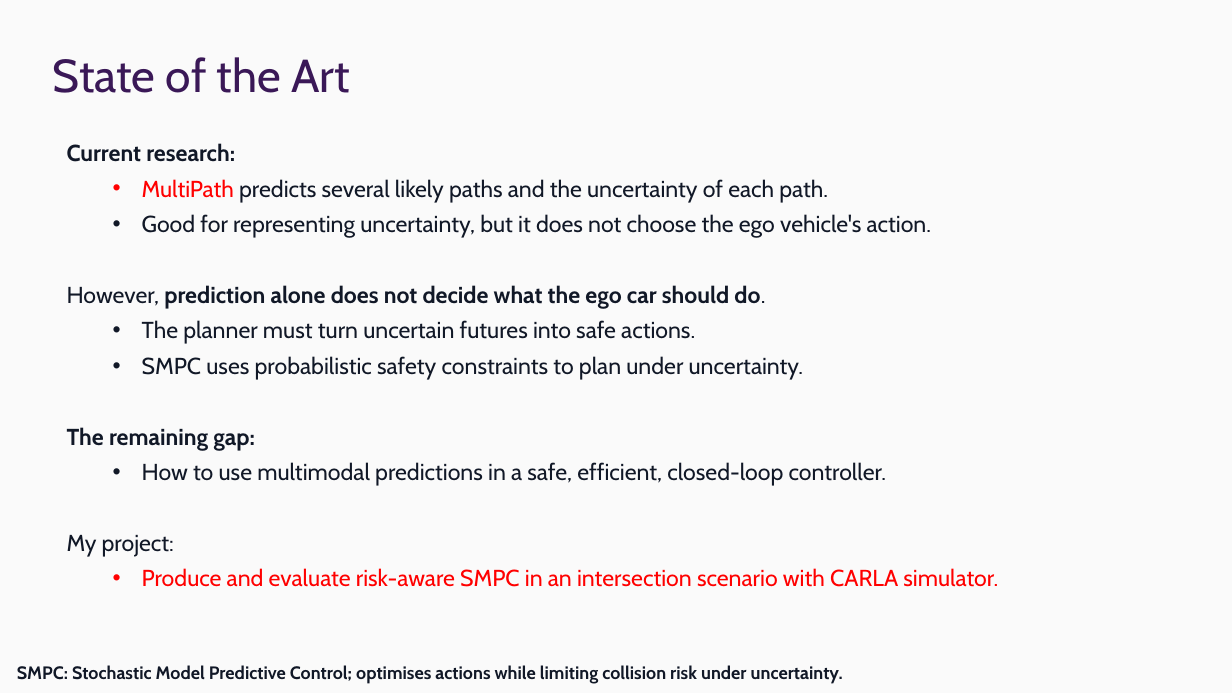
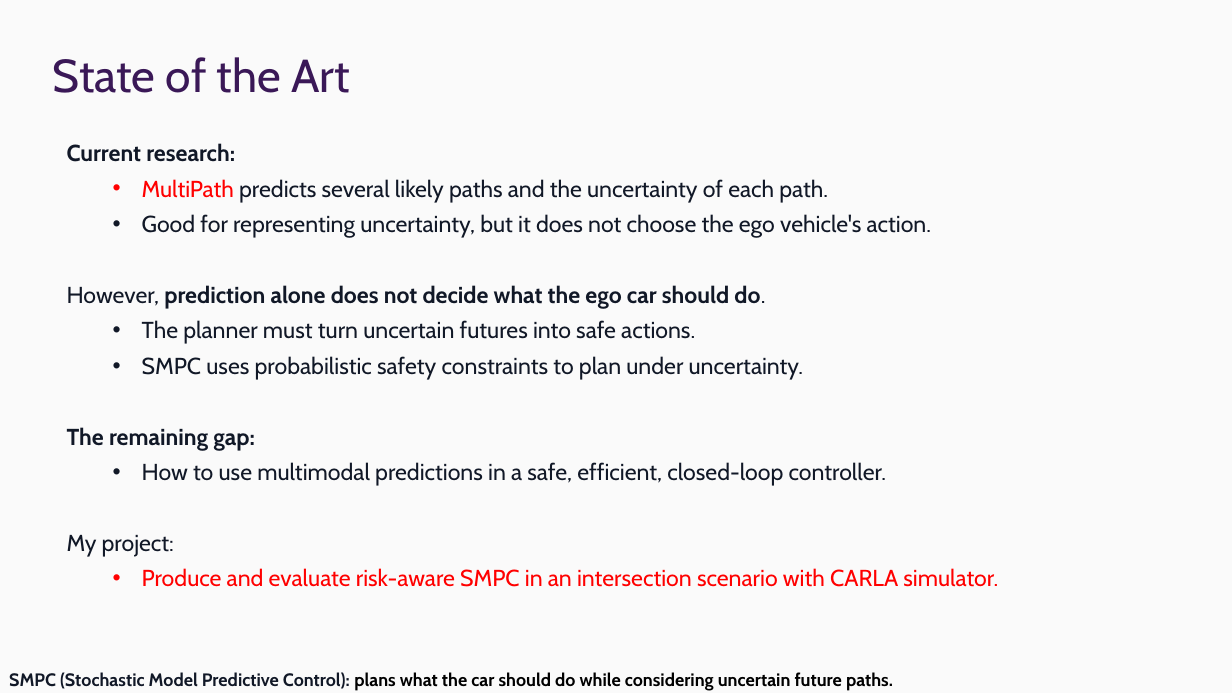
Before and after one commit to ChrisXiejq/Research-Project-IMLS, a slide deck: slide 6 of docs/presentation/25027138 - Presentation.pptx. Drawn at 1232x693 pixels with LibreOffice and Linux fonts; fonts in the diff are those of the drawing; background and template pictures are left out. Boxes give left, top, right and bottom in pixels: in the first picture for what was removed or moved away, otherwise in the second. Text is boxed around its words. In the diff, an @@ line names an element or a change of style, - is before the commit and + after.

```diff
--- a/docs/presentation/25027138 - Presentation.pptx
+++ b/docs/presentation/25027138 - Presentation.pptx
@@ text at [9,672,893,691]: text changed; text colour #111827 to #000000 @@
-  SMPC: Stochastic Model Predictive Control; optimises actions while limiting collision risk under uncertainty.
+  SMPC (Stochastic Model Predictive Control): plans what the car should do while considering uncertain future paths.
```
Also in this commit, not shown: 1 other slide changed.
